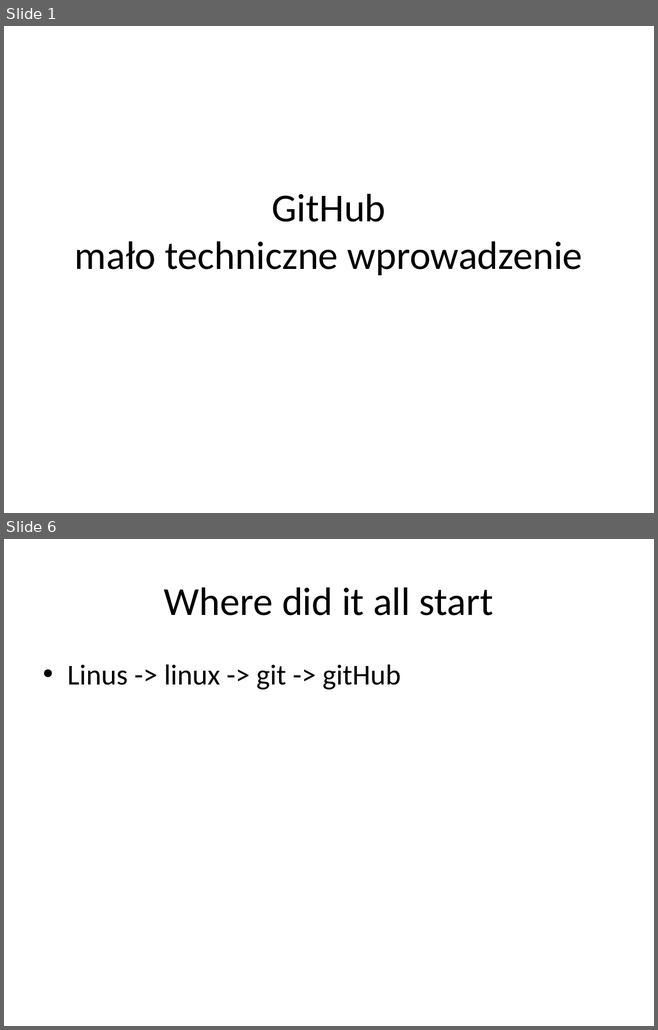
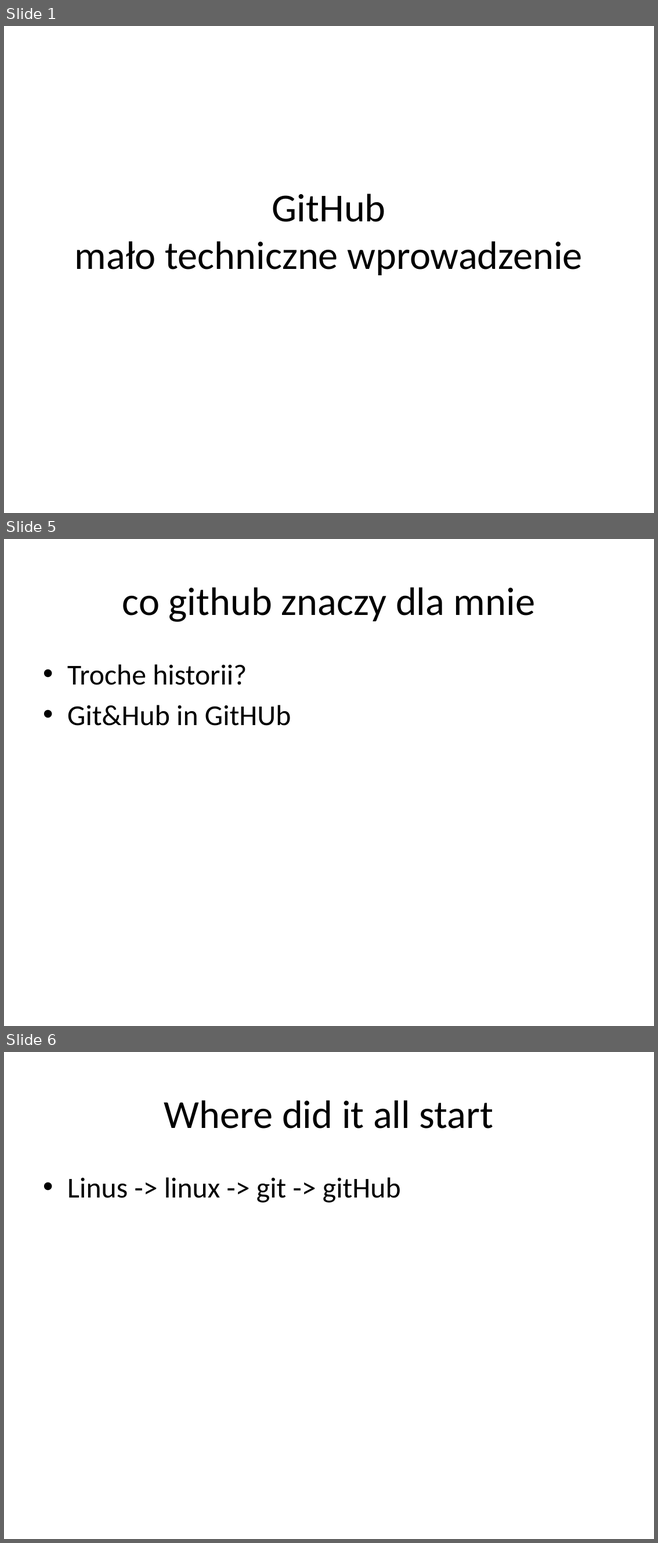
Before and after one commit to krzysztofkaluzny/codeweek, a slide deck: GitHub - Talk .pptx. Shown one above the other, each under a label of ours: slides 1 and 6 before the commit, slides 1, 5 and 6 after it; the slides between them are not shown. The pictures are 658x1030 and 658x1543 pixels, drawn with LibreOffice and Linux fonts; fonts in the diff are those of the drawing. Boxes give left, top, right and bottom in pixels: in the first picture for what was removed or moved away, otherwise in the second. Text is boxed around its words. In the diff, an @@ line names an element or a change of style, - is before the commit and + after.

```diff
--- a/GitHub - Talk .pptx
+++ b/GitHub - Talk .pptx
@@ slide 5 added at [4, 539, 654, 1026], background #FFFFFF @@
@@ title added at [122, 587, 535, 622], 44 pt, text #000000 @@
+co github znaczy dla mnie
@@ text added at [67, 664, 291, 726], 32 pt, text #000000 @@
+• Troche historii?
+• Git&Hub in GitHUb
```
Also in this commit, not shown: 3 slides changed, 3 other slides added, 4 slides removed.
